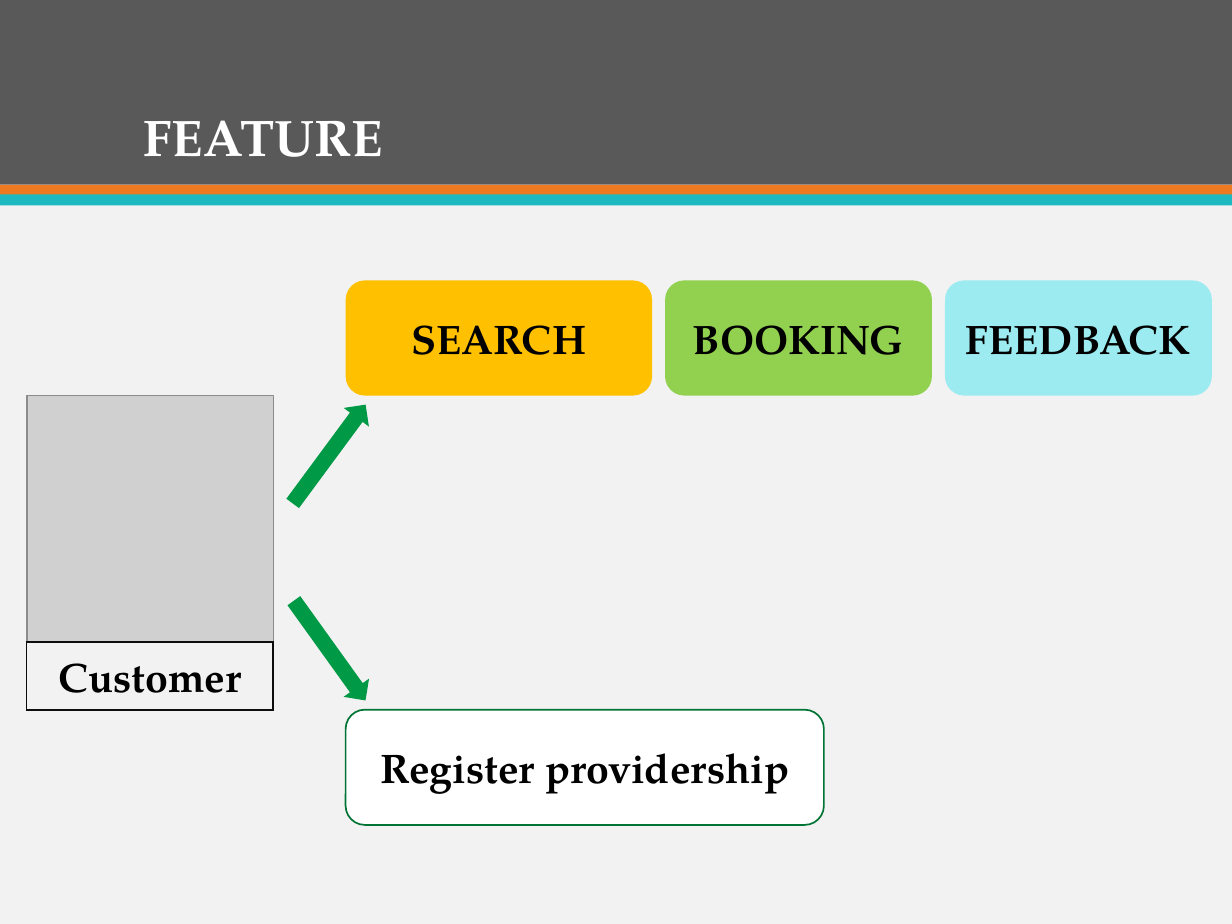
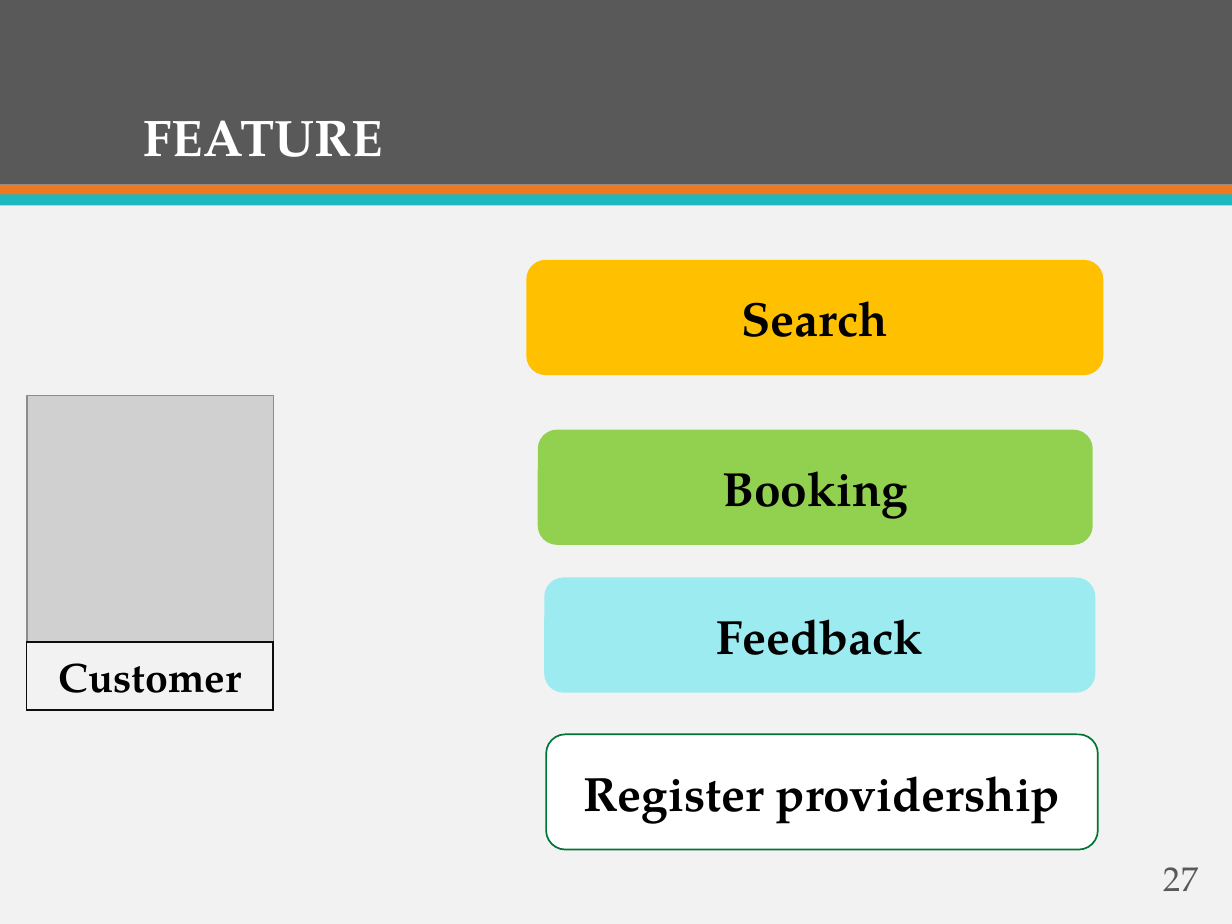
Before and after one commit to firzgard/CarRentalPortal, a slide deck: slide 27 of slide/CAR RENTAL PORTAL-Official.pptx (slide 24 before the commit). Drawn at 1232x924 pixels with LibreOffice and Linux fonts; fonts in the diff are those of the drawing; grey boxes stand for pictures. Boxes give left, top, right and bottom in pixels: in the first picture for what was removed or moved away, otherwise in the second. Text is boxed around its words. In the diff, an @@ line names an element or a change of style, - is before the commit and + after.

Commit message:
save

```diff
--- a/slide/CAR RENTAL PORTAL-Official.pptx
+++ b/slide/CAR RENTAL PORTAL-Official.pptx
@@ rounded rectangle "Search": place and size @@
-rounded rectangle "Search" at box(346, 281, 653, 397)
+rounded rectangle "Search" at box(526, 260, 1103, 376)
@@ text in rounded rectangle at box(742, 301, 888, 337): text changed; size 24 to 28 pt @@
-SEARCH
+Search
@@ right arrow removed at box(279, 396, 378, 514) @@
@@ rounded rectangle "Booking": place and size @@
-rounded rectangle "Booking" at box(665, 281, 933, 397)
+rounded rectangle "Booking" at box(538, 430, 1093, 546)
@@ text in rounded rectangle at box(722, 471, 908, 519): text changed; size 24 to 28 pt @@
-BOOKING
+Booking
@@ right arrow removed at box(281, 591, 379, 710) @@
@@ rounded rectangle "Feedback": place and size @@
-rounded rectangle "Feedback" at box(945, 281, 1212, 397)
+rounded rectangle "Feedback" at box(545, 578, 1095, 694)
@@ text in rounded rectangle at box(717, 619, 923, 655): text changed; size 24 to 28 pt @@
-FEEDBACK
+Feedback
@@ rounded rectangle "Register providership": place and size @@
-rounded rectangle "Register providership" at box(346, 710, 824, 825)
+rounded rectangle "Register providership" at box(546, 734, 1098, 850)
@@ rounded rectangle "Register providership" at box(546, 734, 1098, 850): size 24 to 28 pt @@
@@ page number added at box(1164, 867, 1198, 891), 20 pt, text #595959 @@
+27
```
Also in this commit, not shown: 59 other slides changed, 4 slides added, 7 slides removed.
